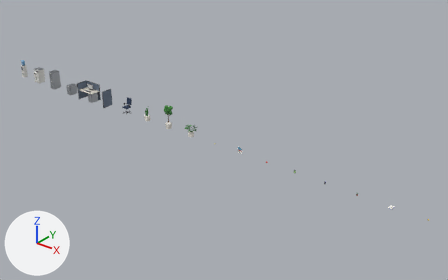
Before and after pictures for a commit that changed the glTF model assets/models/Office.glb.
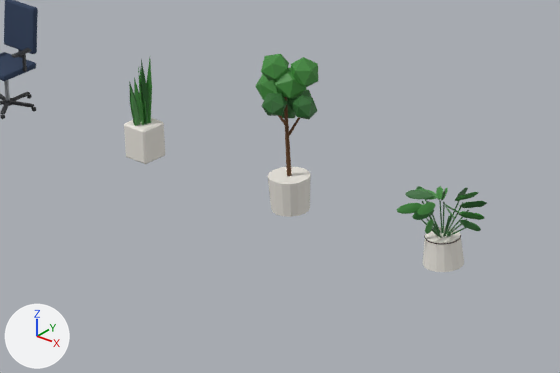
The first picture shows the older version from a 50 mm lens placed at (212.8, -136.3, 87.2), pointed at (98.0, 7.1, -1.7). The close-ups show the older and then the newer version on the part from 28% to 46% of the width and 35% to 54% of the height of that picture. Only the edits that show in the close-ups are written down. The lights are fixed; the arrows at lower left show +X, +Y and +Z. Vertices at exactly the same position are counted once.

The first close-up shows 'Bush', 'Ficus', 'OfficeChair', 'SnakePlant'.
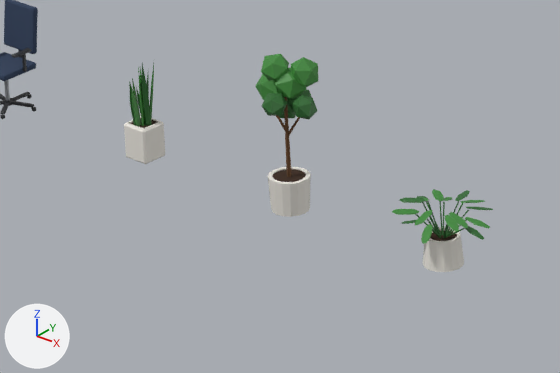
The edits, one by one:
me_snakeplant is used by ob_snakeplant; location (70.0, 0.0, 0.0).
me_snakeplant had 147 vertices, 242 faces and spanned x -0.75..0.75, y -0.75..0.75, z 0.0..5.6.
me_snakeplant now has 155 vertices, 258 faces and spans x -0.75..0.75, y -0.75..0.75, z 0.0..5.57.
me_snakeplant part 1: the loose piece of 9 vertices spanning x -0.07..0.07, y -0.73..-0.25, z 1.63..4.09 is moved by (0.0, 0.07, 0.0).
me_snakeplant part 2: the loose piece of 9 vertices spanning x -0.38..0.04, y -0.26..0.06, z 1.64..4.43 is turned -56.8 degrees about the z axis through its middle, then moved by (-0.16, 0.0, -0.08).
me_snakeplant part 3: the loose piece of 9 vertices spanning x 0.04..0.45, y -0.01..0.32, z 1.64..5.6 is multiplied about its middle by the matrix ((0.419, 0.905, 0.072), (-0.908, 0.417, 0.034), (0.001, -0.08, 0.997)), then moved by (0.13, 0.12, -0.03).
me_snakeplant part 4: the loose piece of 9 vertices spanning x 0.02..0.36, y -0.25..0.33, z 1.64..5.58 is moved by (0.21, -0.17, -0.01).
me_snakeplant part 5: 8 vertices added at x -0.54..0.54, y -0.54..0.54, z 1.72..1.9.
me_ficus is used by ob_ficus; location (80.0, 0.0, 0.0).
me_ficus had 198 vertices, 344 faces and spanned x -1.83..1.76, y -1.43..1.58, z 0.0..8.16.
me_ficus now has 230 vertices, 408 faces and spans x -1.83..1.76, y -1.43..1.58, z 0.0..8.16.
me_ficus part 6: 32 vertices added at x -0.83..0.83, y -0.83..0.83, z 1.61..1.8.
me_ficus part 7: 12 vertices moved from x -0.16..0.15, y -0.07..0.07, z 3.96..4.54 to x 0.03..0.17, y -0.23..-0.04, z 3.94..4.3.
me_bush is used by ob_bush; location (90.0, 0.0, 0.0).
me_bush had 416 vertices, 696 faces and spanned x -2.57..2.43, y -2.51..2.67, z 0.0..3.69.
me_bush now has 448 vertices, 760 faces and spans x -2.67..2.6, y -2.7..2.85, z 0.0..3.27.
me_bush part 8: a new loose piece, a 16-sided cylinder along z spanning x -0.808..0.808, y -0.808..0.808, z 1.343..1.393, in mat_dirt (brown #3a2414).
me_bush part 9: 8 loose pieces with 96 vertices, spanning x -1.54..1.78, y -1.87..1.95, z 2.97..3.69, are deleted.
me_bush part 10: 96 vertices removed from x -2.57..2.43, y -2.51..2.67, z 2.27..3.4; 192 vertices added at x -2.67..2.6, y -2.7..2.85, z 2.03..3.27.
me_bush part 11: 32 vertices removed from x -0.88..0.88, y -0.88..0.88, z 1.4..1.45; 32 vertices added at x -0.7..0.7, y -0.7..0.7, z 1.38..1.5.

Pixel boxes (x1, y1, x2, y2) of what changed, in the close-ups (560 x 373 px; the box of a moved part takes in the faces that stretch with it):
'Bush', reshaped (12% wider)
    before: (397, 186, 487, 272)
    after: (392, 189, 493, 272)
'SnakePlant', reshaped
    before: (124, 59, 165, 164)
    after: (124, 63, 165, 164)
part 1 of me_snakeplant, moved or reshaped
    before: (130, 87, 140, 126)
    after: (131, 87, 142, 126)
part 2 of me_snakeplant, moved or reshaped
    before: (134, 77, 141, 122)
    after: (132, 78, 141, 119)
part 3 of me_snakeplant, moved or reshaped
    before: (146, 59, 152, 123)
    after: (150, 63, 154, 118)
part 4 of me_snakeplant, moved or reshaped
    before: (141, 60, 149, 109)
    after: (142, 64, 152, 126)
part 5 of me_snakeplant, added
    after: (126, 116, 162, 129)
part 6 of me_ficus, added
    after: (268, 167, 310, 184)
part 7 of me_ficus, moved or reshaped
    before: (279, 116, 300, 136)
    after: (276, 116, 300, 136)
part 8 of me_bush, added
    after: (430, 231, 457, 241)
part 9 of me_bush, deleted
    before: (405, 186, 479, 219)
part 10 of me_bush, moved or reshaped
    before: (397, 186, 487, 234)
    after: (392, 189, 493, 244)
part 11 of me_bush, moved or reshaped
    before: (424, 233, 461, 244)
    after: (429, 227, 460, 242)
